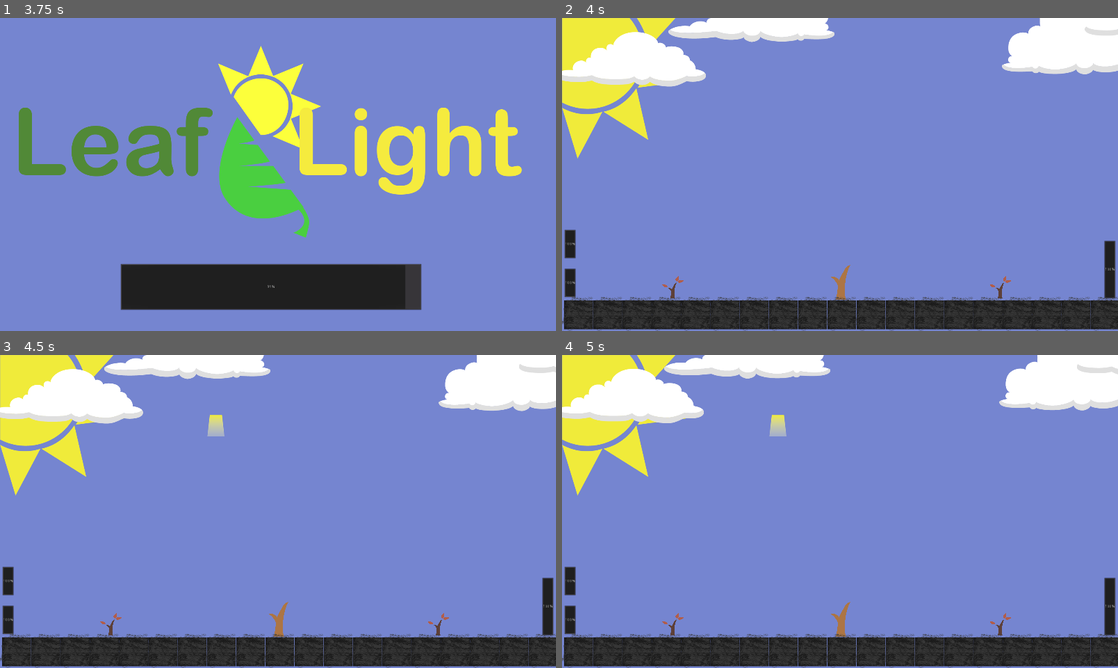
Above: before the commit, frames 1-4 (two rows, left to right).
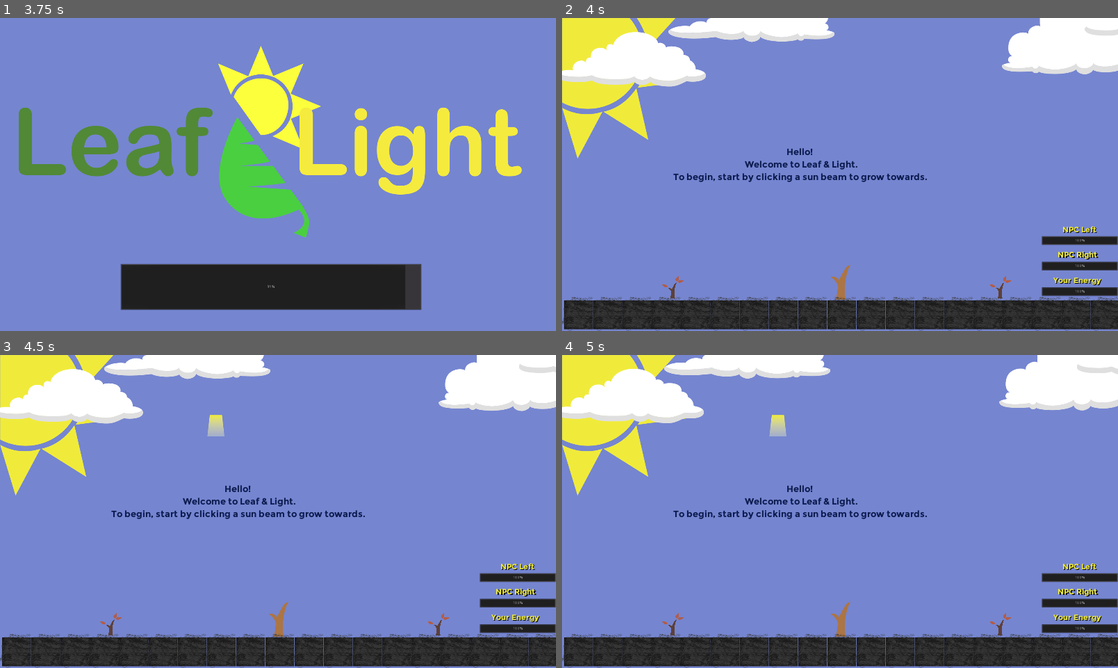
Above: after the commit, the same moments.

Repository: ibryanUW/leaf_light
Game: Godot game, scene res://main_menu/menu_screen.tscn
The game is run twice, just before and just after one commit, with the same random seed, the same clock (stepped at 60 frames per second) and the same inputs.
Inputs (mouse positions are in pixels of both pictures, inside the frame that each line leads up to):
- Up to frame 1 (3.75 s): click (77, 130) at 0.5 s; move the mouse to (400, 158) at 1.27 s; press the mouse at (400, 158) at 1.28 s; move the mouse to (166, 190) at 2.02 s; release the mouse at (166, 190) at 2.03 s; click (166, 190) at 2.1 s; move the mouse to (333, 105) at 2.77 s; press the mouse at (333, 105) at 2.78 s; move the mouse to (250, 237) at 3.52 s; release the mouse at (250, 237) at 3.53 s; click (250, 237) at 3.6 s
- Up to frame 2 (4 s): no input
- Up to frame 3 (4.5 s): move the mouse to (444, 558) at 4.27 s; press the mouse at (444, 558) at 4.28 s
- Up to frame 4 (5 s): no input

Frame 1 is identical in both runs. In frame 2, 2.8% of the frame differs, in the area x 0-100%, y 41-90%; in frame 3, 2.8%; in frame 4, 2.8%.

Commit message:
Rearranged Energy Bars, Added Labels, DynamicFont
Added some cosmetic touches and worked BTS on the equations needed to calculate distance for appropriate measuring between two nodes.

Diff:
--- a/Scenes/GameStarted/AfterFirstMove.tscn
+++ b/Scenes/GameStarted/AfterFirstMove.tscn
@@ -3,7 +3,6 @@
 [ext_resource path="res://scenery_objects/ground@0.5x.png" type="Texture" id=1]
 [ext_resource path="res://tree_sprites/tree_1.png" type="Texture" id=2]
 [ext_resource path="res://scenery_objects/B IMD 363 Leaf and Light enemy tree 1.png" type="Texture" id=3]
-
 
 [sub_resource type="RectangleShape2D" id=1]
 extents = Vector2( 31.9999, 48.0001 )
--- a/Scenes/main_game/NewGameScene.gd
+++ b/Scenes/main_game/NewGameScene.gd
@@ -4,13 +4,13 @@
 onready var sun_gen = SunlightTileGenerator.new()
 
 func _ready():
-	print("something")
-
+	print("Entering new game")
 
 func _input(event):
 	if(event.is_action_pressed('click')):
 		if(sun_gen == null):
 			print("click")
+
 			new_game_screen.add_child(sun_gen)
 		else:
 			print("was not null, click")
--- a/Scenes/main_game/NewGameScene.tscn
+++ b/Scenes/main_game/NewGameScene.tscn
@@ -6,14 +6,28 @@
 [ext_resource path="res://Scenes/main_game/CloudsRolling.tscn" type="PackedScene" id=4]
 [ext_resource path="res://Scenes/main_game/PlayerCharacter.gd" type="Script" id=5]
 [ext_resource path="res://scenery_objects/B IMD 363 Leaf and Light sun.png" type="Texture" id=6]
+[ext_resource path="res://fonts/montreal/Montreal-Bold.ttf" type="DynamicFontData" id=7]
 [ext_resource path="res://Scenes/main_game/NewGameScene.gd" type="Script" id=8]
+
+[sub_resource type="DynamicFont" id=3]
+size = 28
+font_data = ExtResource( 7 )
 
 [sub_resource type="RectangleShape2D" id=1]
 extents = Vector2( 31.9999, 48.0001 )
+
+[sub_resource type="DynamicFont" id=2]
+size = 32
+font_data = ExtResource( 7 )
 
 [node name="NewGameSetup" type="Node2D"]
 z_index = -5
 script = ExtResource( 8 )
+
+[node name="Camera2D" type="Camera2D" parent="."]
+anchor_mode = 0
+limit_left = 0
+limit_top = 0
 
 [node name="CloudsRollingOverhead" parent="." instance=ExtResource( 4 )]
 z_index = -4
@@ -26,20 +40,68 @@
 "_edit_use_anchors_": false
 }
 
+[node name="Player_Energy_Bar" type="Label" parent="."]
+margin_left = 1696.0
+margin_top = 888.0
+margin_right = 1869.0
+margin_bottom = 924.0
+custom_fonts/font = SubResource( 3 )
+custom_colors/font_color = Color( 0.945098, 0.92549, 0.231373, 1 )
+custom_colors/font_color_shadow = Color( 0, 0, 0, 1 )
+custom_constants/shadow_offset_x = 3
+custom_constants/shadow_offset_y = 2
+text = "Your Energy"
+__meta__ = {
+"_edit_use_anchors_": false
+}
+
+[node name="NPC_Energy_Bar_Right" type="Label" parent="."]
+margin_left = 1728.0
+margin_top = 712.0
+margin_right = 1856.0
+margin_bottom = 748.0
+custom_fonts/font = SubResource( 3 )
+custom_colors/font_color = Color( 0.945098, 0.92549, 0.231373, 1 )
+custom_colors/font_color_shadow = Color( 0, 0, 0, 1 )
+custom_constants/shadow_offset_x = 3
+custom_constants/shadow_offset_y = 2
+text = "NPC Left"
+__meta__ = {
+"_edit_use_anchors_": false
+}
+
+[node name="NPC_Energy_Bar_Left" type="Label" parent="."]
+margin_left = 1712.0
+margin_top = 800.0
+margin_right = 1859.0
+margin_bottom = 836.0
+custom_fonts/font = SubResource( 3 )
+custom_colors/font_color = Color( 0.945098, 0.92549, 0.231373, 1 )
+custom_colors/font_color_shadow = Color( 0, 0, 0, 1 )
+custom_constants/shadow_offset_x = 3
+custom_constants/shadow_offset_y = 2
+text = "NPC Right"
+__meta__ = {
+"_edit_use_anchors_": false
+}
+
 [node name="PlayerEnergy" type="ProgressBar" parent="."]
-margin_left = 1872.0
-margin_top = 768.0
-margin_right = 1912.0
-margin_bottom = 968.0
+margin_left = 1656.0
+margin_top = 928.0
+margin_right = 1920.0
+margin_bottom = 960.0
 hint_tooltip = "Your Tree"
 step = 5.0
 value = 100.0
+__meta__ = {
+"_edit_use_anchors_": false
+}
 
 [node name="NPC_Left_Energy" type="ProgressBar" parent="."]
-margin_left = 8.0
-margin_top = 864.0
-margin_right = 48.0
-margin_bottom = 964.0
+margin_left = 1656.0
+margin_top = 840.0
+margin_right = 1920.0
+margin_bottom = 872.0
 hint_tooltip = "Tree, Left"
 step = 5.0
 value = 100.0
@@ -48,10 +110,10 @@
 }
 
 [node name="NPC_Right_Energy" type="ProgressBar" parent="."]
-margin_left = 8.0
-margin_top = 730.081
-margin_right = 48.0
-margin_bottom = 830.081
+margin_left = 1656.0
+margin_top = 752.0
+margin_right = 1920.0
+margin_bottom = 784.0
 hint_tooltip = "Tree, Right"
 step = 5.0
 value = 100.0
@@ -92,11 +154,6 @@
 [node name="NPCCollisionBoxRight" type="CollisionShape2D" parent="NonPlayerCharacterRight"]
 position = Vector2( 6.10352e-05, 6.10352e-05 )
 shape = SubResource( 1 )
-
-[node name="Camera2D" type="Camera2D" parent="."]
-anchor_mode = 0
-limit_left = 0
-limit_top = 0
 
 [node name="GridContainer" type="GridContainer" parent="."]
 margin_top = 962.0
@@ -277,3 +334,25 @@
 __meta__ = {
 "_edit_use_anchors_": false
 }
+
+[node name="Game_Start_Info_Label" type="Label" parent="."]
+modulate = Color( 0.0470588, 0.105882, 0.305882, 1 )
+anchor_left = 0.5
+anchor_top = 0.5
+anchor_right = 0.5
+anchor_bottom = 0.5
+margin_left = 376.0
+margin_top = 440.0
+margin_right = 1268.0
+margin_bottom = 566.0
+size_flags_horizontal = 3
+size_flags_vertical = 3
+custom_fonts/font = SubResource( 2 )
+text = "Hello!
+ Welcome to Leaf & Light.
+To begin, start by clicking a sun beam to grow towards."
+align = 1
+valign = 1
+__meta__ = {
+"_edit_use_anchors_": false
+}
--- /dev/null
+++ b/fonts/montreal/Montreal.tres
@@ -0,0 +1,8 @@
+[gd_resource type="DynamicFont" load_steps=2 format=2]
+
+[ext_resource path="res://fonts/montreal/Montreal-Regular.ttf" type="DynamicFontData" id=1]
+
+[resource]
+
+size = 32
+font_data = ExtResource( 1 )
Not shown: 1 places in Scenes/main_game/NewGameScene.tscn that only renumber resources
Binary file added: fonts/montreal/Montreal-Bold.ttf
Binary file added: fonts/montreal/Montreal-Regular.ttf
Not shown, added: fonts/montreal/OFL.txt
Not shown, added: fonts/montreal/Montreal-Bold.sfd
Not shown, added: fonts/montreal/Montreal-Regular.sfd
